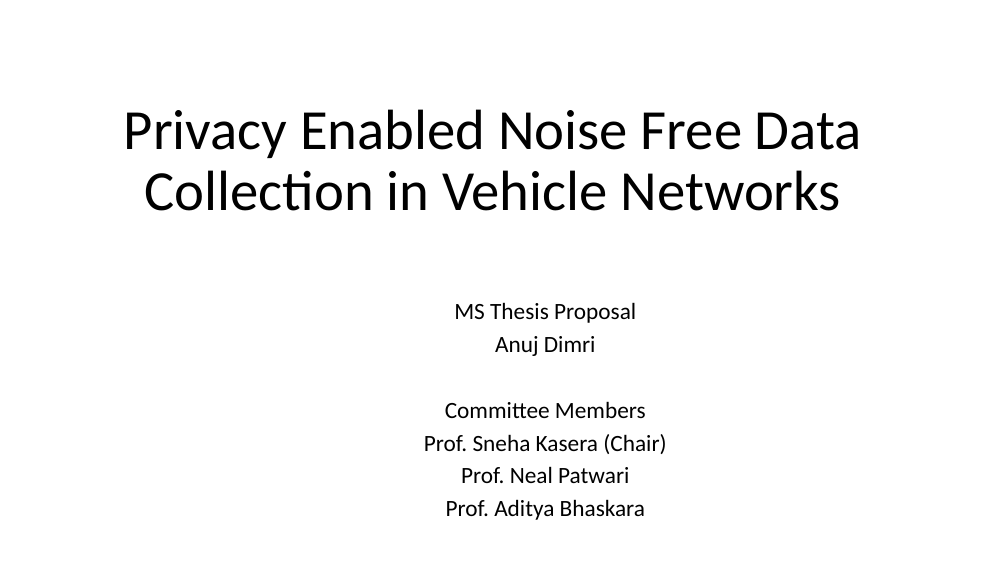
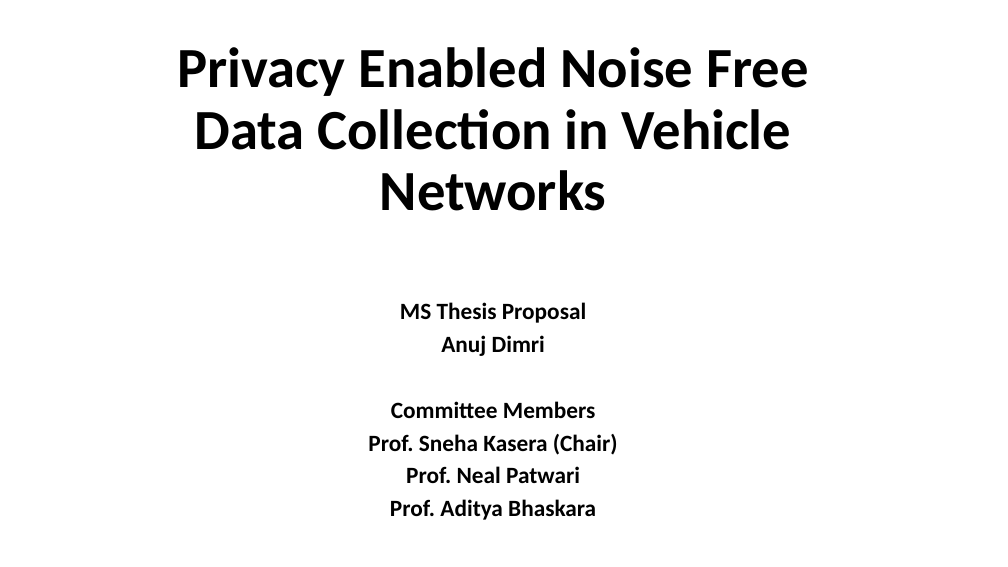
Before and after one commit to anuj-dimri25/Random-Delay-and-Indirections, a slide deck: slide 1 of proposal_dec.pptx. Drawn at 1008x567 pixels with LibreOffice and Linux fonts; fonts in the diff are those of the drawing. Boxes give left, top, right and bottom in pixels: in the first picture for what was removed or moved away, otherwise in the second. Text is boxed around its words. In the diff, an @@ line names an element or a change of style, - is before the commit and + after.

Commit message:
proposal presentation first draft

```diff
--- a/proposal_dec.pptx
+++ b/proposal_dec.pptx
@@ title "Privacy Enabled Noise Free Data ..." at box(177, 47, 809, 211): bold on @@
@@ subtitle "MS Thesis Proposal" at box(368, 302, 618, 520): bold on @@
@@ subtitle "MS Thesis Proposal": place and size @@
-subtitle "MS Thesis Proposal" at box(424, 302, 666, 520)
+subtitle "MS Thesis Proposal" at box(368, 302, 618, 520)
```
Also in this commit, not shown: 24 other slides changed, 10 slides added, 2 slides removed.
